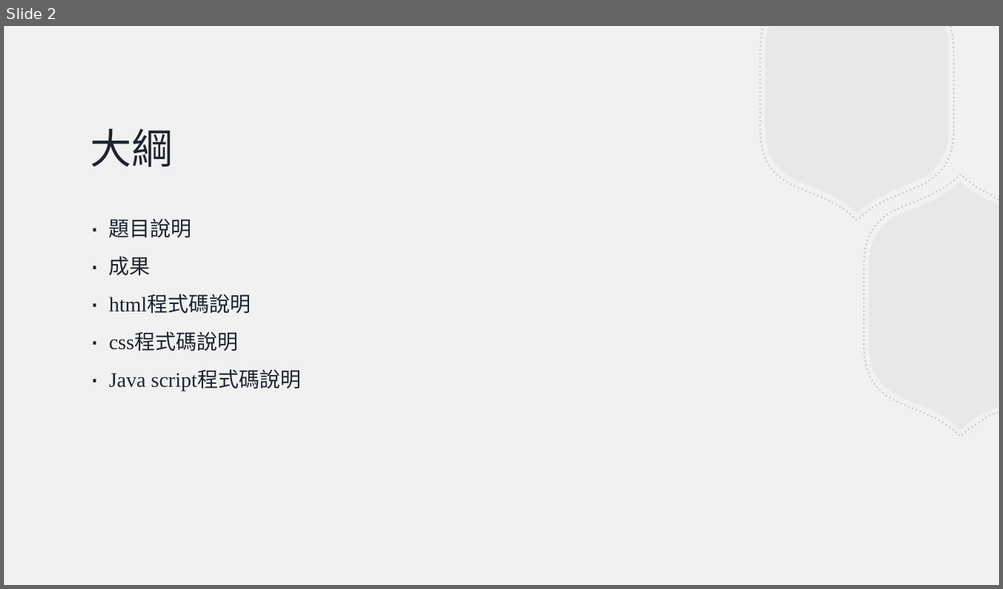
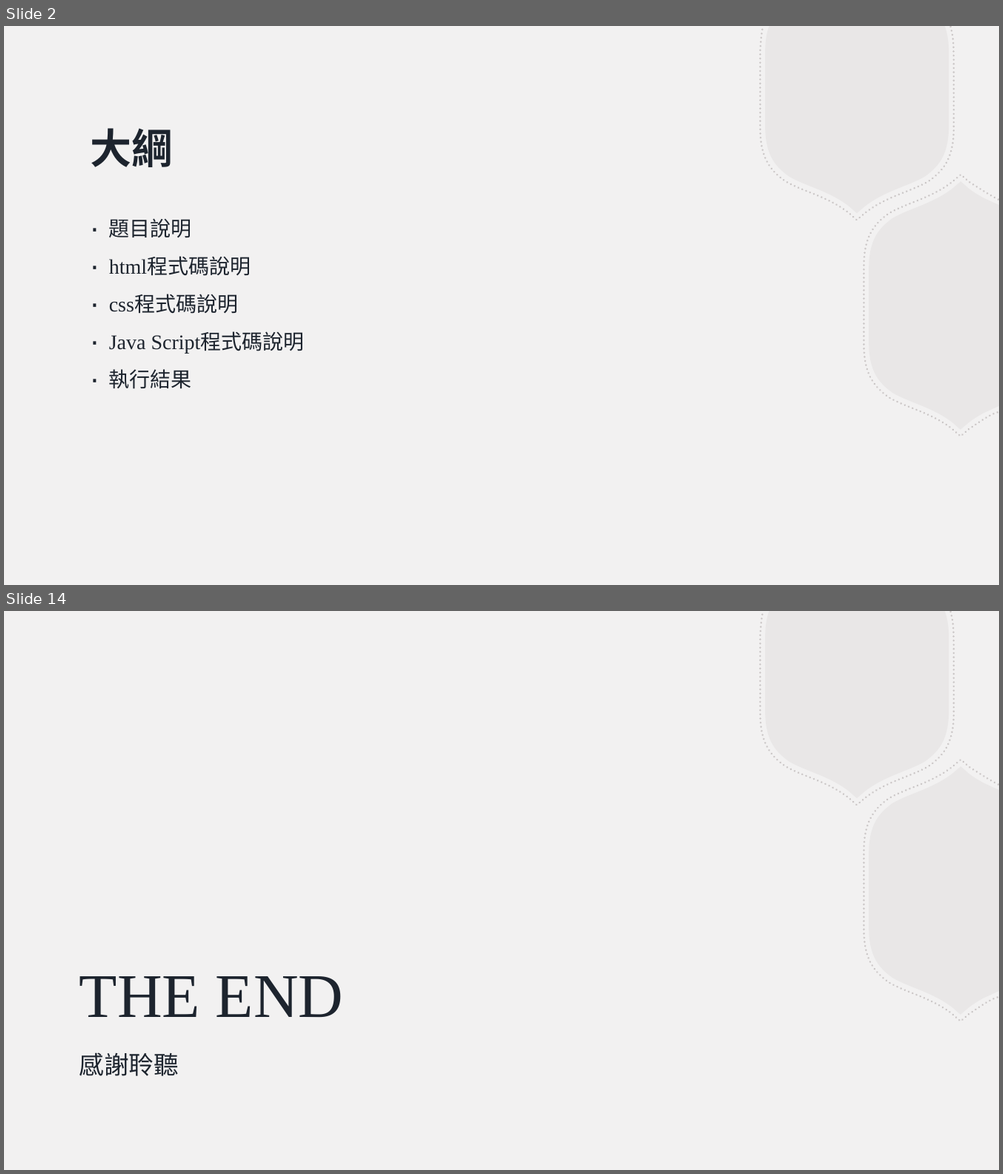
Before and after one commit to evachen20041010/JavaScript, a slide deck: Grp_1/實習課第6組_Grp1.pptx. Shown one above the other, each under a label of ours: slide 2 before the commit, slides 2 and 14 after it; the slides between them are not shown. The pictures are 1003x589 and 1003x1174 pixels, drawn with LibreOffice and Linux fonts; fonts in the diff are those of the drawing. Boxes give left, top, right and bottom in pixels: in the first picture for what was removed or moved away, otherwise in the second. Text is boxed around its words. In the diff, an @@ line names an element or a change of style, - is before the commit and + after.

```diff
--- a/Grp_1/實習課第6組_Grp1.pptx
+++ b/Grp_1/實習課第6組_Grp1.pptx
@@ slide 14 added at bbox=[4, 611, 999, 1170], background #F2F1F1; not listed: 4 template elements that a slide beside it also shows @@
@@ title added at bbox=[79, 977, 344, 1017], 60 pt, text #1D242E @@
+THE END
@@ text added at bbox=[79, 1053, 179, 1076], 24 pt, text #1D242E @@
+感謝聆聽
@@ slide 2 changed as well @@
@@ title "大綱" at bbox=[91, 128, 173, 167]: bold on @@
@@ text at bbox=[109, 256, 151, 276]: paragraph removed @@
-∙ 成果
@@ text at bbox=[109, 333, 304, 389]: text changed @@
-∙ Java script程式碼說明
+∙ Java Script程式碼說明
+∙ 執行結果
```
Also in this commit, not shown: 1 other slide changed, 11 other slides added, 1 other file.
